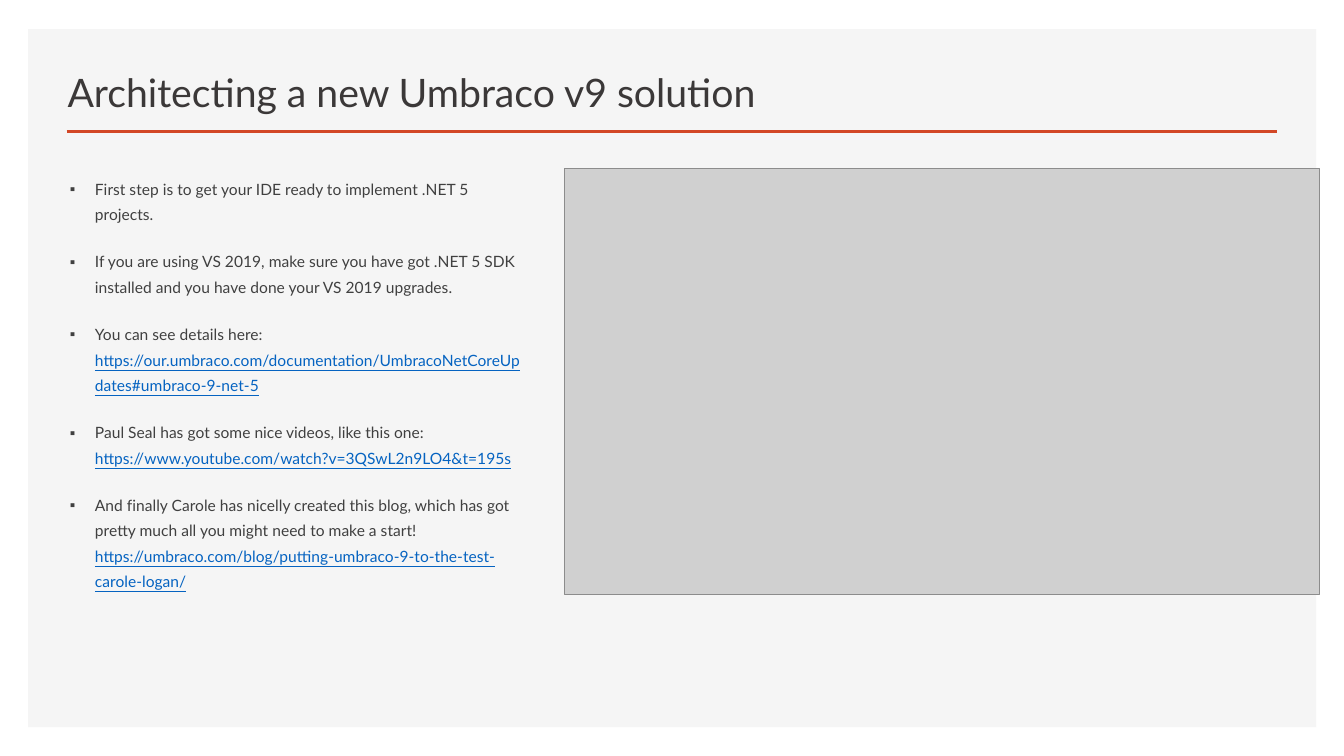
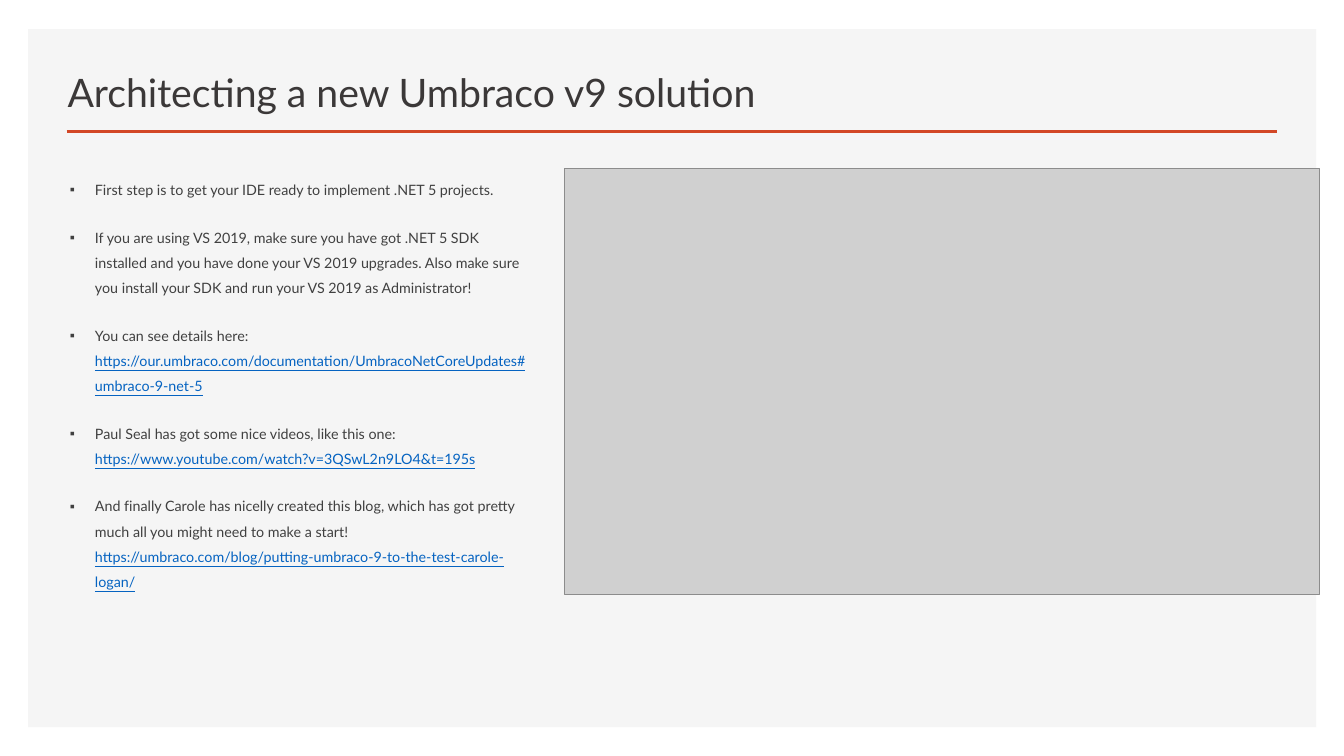
Before and after one commit to NurhakKaya/HundredDaysOfCodeGlasgowUmbracoUserGroupNotes, a slide deck: slide 5 of 100DaysOfCodeAndUmbracoV9.pptx. Drawn at 1344x756 pixels with LibreOffice and Linux fonts; fonts in the diff are those of the drawing; grey boxes stand for pictures. Boxes give left, top, right and bottom in pixels: in the first picture for what was removed or moved away, otherwise in the second. Text is boxed around its words. In the diff, an @@ line names an element or a change of style, - is before the commit and + after.

Commit message:
pptx update

```diff
--- a/100DaysOfCodeAndUmbracoV9.pptx
+++ b/100DaysOfCodeAndUmbracoV9.pptx
@@ text at (95,184,525,590): size 11.1 to 10.2 pt in "First step is to get your IDE ...", "You can see details here: https://our.umbraco.com/documentat ...", "Paul Seal has got some nice videos, ...", "And finally Carole has nicelly created this ..." @@
@@ text at (95,232,520,296): text changed; size 11.1 to 10.2 pt @@
-▪ If you are using VS 2019, make sure you have got .NET 5 SDK installed and you have done your VS 2019 upgrades.
+▪ If you are using VS 2019, make sure you have got .NET 5 SDK installed and you have done your VS 2019 upgrades. Also make sure you install your SDK and run your VS 2019 as Administrator!
```
